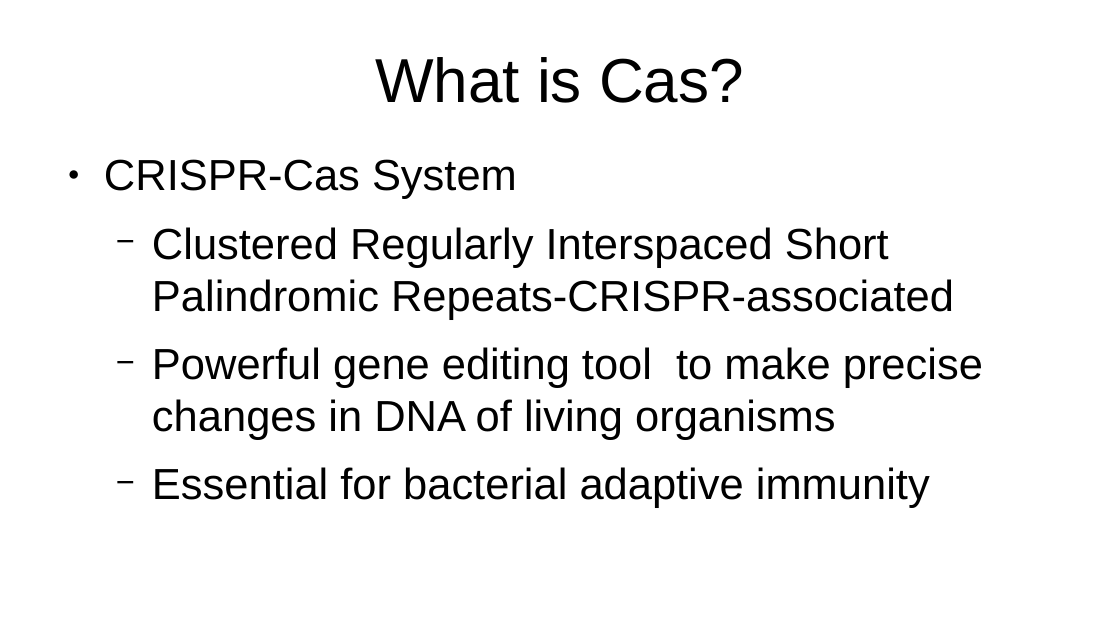
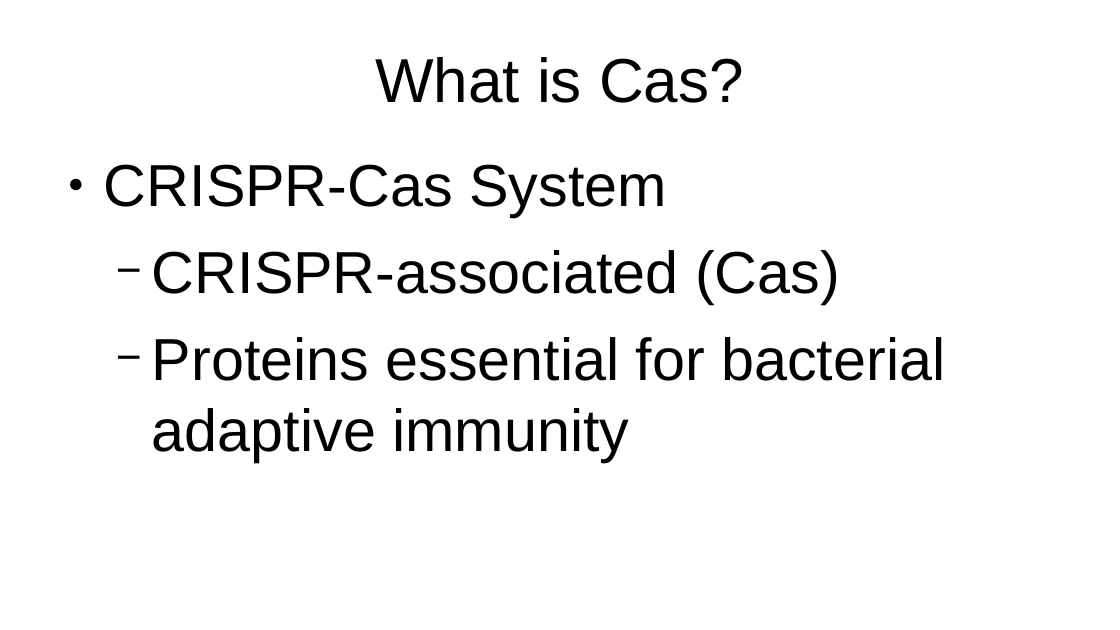
Before and after one commit to jwmathis/SSE591_Project3, a slide deck: slide 3 of Paper Review/Paper Review 1 - John Wesley Mathis.pptx. Drawn at 1120x630 pixels with LibreOffice and Linux fonts; fonts in the diff are those of the drawing. Boxes give left, top, right and bottom in pixels: in the first picture for what was removed or moved away, otherwise in the second. Text is boxed around its words. In the diff, an @@ line names an element or a change of style, - is before the commit and + after.

```diff
--- a/Paper Review/Paper Review 1 - John Wesley Mathis.pptx
+++ b/Paper Review/Paper Review 1 - John Wesley Mathis.pptx
@@ text at [104,164,667,217]: size 30.8 to 42 pt in "CRISPR-Cas System" @@
@@ text at [152,250,945,462]: text changed; size 30.8 to 42 pt @@
-  − Clustered Regularly Interspaced Short Palindromic Repeats-CRISPR-associated
-  − Powerful gene editing tool to make precise changes in DNA of living organisms
-  − Essential for bacterial adaptive immunity
+  − CRISPR-associated (Cas)
+  − Proteins essential for bacterial adaptive immunity
```
Also in this commit, not shown: 2 other slides changed, 4 slides added, 2 slides removed, 2 other files.
